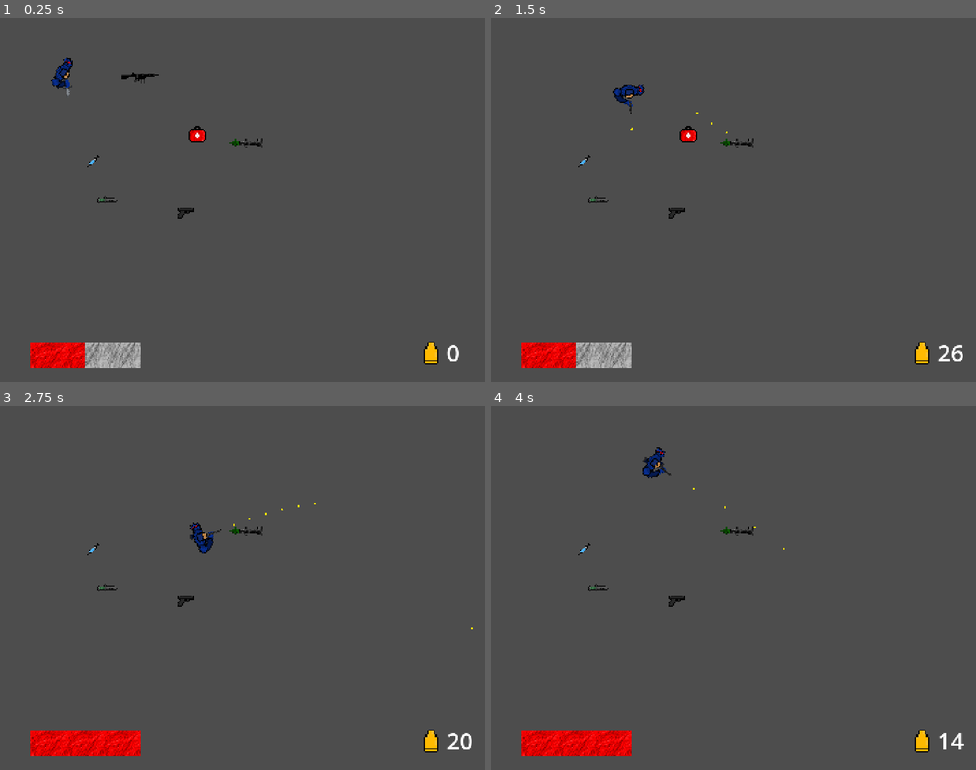
Above: before the commit, frames 1-4 (two rows, left to right).
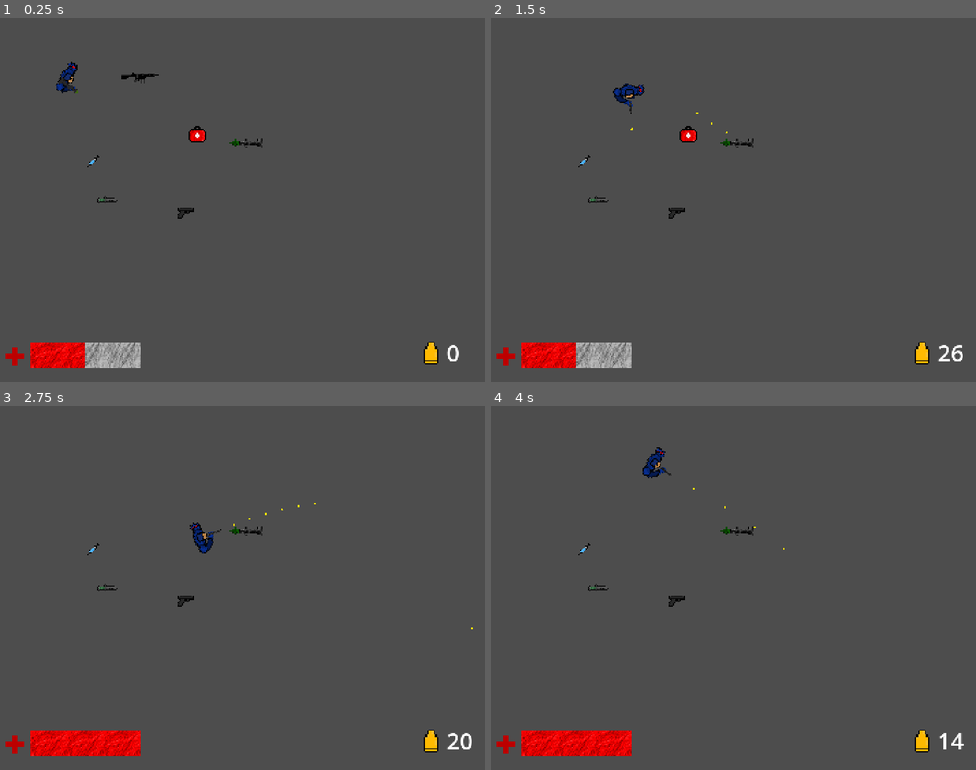
Above: after the commit, the same moments.

Repository: vladydad/Invasion_godot
Game: Godot game, scene res://Tutorial.tscn
Two runs of this game, one before a commit and one after it. Both use one fixed random seed, a clock stepped at 60 frames per second and the inputs below.
Inputs (mouse positions are in pixels of both pictures, inside the frame that each line leads up to):
- Up to frame 1 (0.25 s): no input
- Up to frame 2 (1.5 s): tap Enter at 0.5 s; move the mouse to (840, 181) at 0.52 s; press the mouse at (840, 181) at 0.53 s; hold Right (ui_right) 0.53-1.28 s; move the mouse to (636, 218) at 1.27 s; release the mouse at (636, 218) at 1.28 s; hold Down (ui_down) from 1.28 s (still down); click (636, 218) at 1.35 s
- Up to frame 3 (2.75 s): move the mouse to (291, 507) at 2.02 s; release Down (ui_down) at 2.03 s; press the mouse at (291, 507) at 2.03 s; hold Right (ui_right) from 2.03 s (still down)
- Up to frame 4 (4 s): move the mouse to (709, 660) at 2.77 s; release Right (ui_right) at 2.78 s; release the mouse at (709, 660) at 2.78 s; hold Up (ui_up) 2.78-3.53 s; click (709, 660) at 2.85 s; move the mouse to (879, 642) at 3.52 s; press the mouse at (879, 642) at 3.53 s; hold Left (ui_left) from 3.53 s (still down)

The runs differ from the first frame. In frame 1, 0.4% of the frame differs, in the area x 1-17%, y 10-96%; in frame 2, 0.1%; in frame 3, 0.1%; in frame 4, 0.1%.

Commit message:
asd

Diff:
--- a/invasion/Test-level.tscn
+++ /dev/null
@@ -1,3 +0,0 @@
-[gd_scene format=3 uid="uid://do0kqwbww82p0"]
-
-[node name="Node2D" type="Node2D" unique_id=1503440313]
--- a/invasion/Tutorial.tscn
+++ b/invasion/Tutorial.tscn
@@ -5,6 +5,7 @@
 [ext_resource type="PackedScene" uid="uid://citkv46hk3q3x" path="res://rocket.tscn" id="2_tyy4w"]
 [ext_resource type="PackedScene" uid="uid://0rt840pxuxhq" path="res://m4a1.tscn" id="3_fr6qw"]
 [ext_resource type="PackedScene" uid="uid://bhf11akkik36y" path="res://medkit.tscn" id="4_oiqhk"]
+[ext_resource type="Texture2D" uid="uid://dgmefux3cfm3o" path="res://icons/New Piskel (42).png" id="4_su8sl"]
 [ext_resource type="Texture2D" uid="uid://6oslvcjutjv6" path="res://icons/bullet.png" id="5_p3v23"]
 [ext_resource type="PackedScene" uid="uid://f37sgwcrfeto" path="res://pistol.tscn" id="6_hlpnd"]
 [ext_resource type="PackedScene" uid="uid://bx5e6tipyhger" path="res://chuk.tscn" id="7_73or5"]
@@ -85,6 +86,11 @@
 scale = Vector2(4.9062505, 4.226562)
 texture = ExtResource("5_p3v23")
 
+[node name="Sprite2D" type="Sprite2D" parent="CanvasLayer" unique_id=495448361]
+position = Vector2(44.000004, 1004)
+scale = Vector2(4.578125, 4.328125)
+texture = ExtResource("4_su8sl")
+
 [node name="AmmoLabel" type="Label" parent="CanvasLayer" unique_id=360457861]
 offset_left = 1326.0
 offset_top = 946.0
--- a/invasion/chuk.tscn
+++ b/invasion/chuk.tscn
@@ -2,6 +2,7 @@
 
 [ext_resource type="Script" uid="uid://dkc42g5lbnpj7" path="res://chuk.gd" id="1_4hqk1"]
 [ext_resource type="Texture2D" uid="uid://b4eg54pcbf5ss" path="res://knife pickup.png" id="1_nmfnm"]
+[ext_resource type="AudioStream" uid="uid://l81h30portbg" path="res://audio/pickup.mp3" id="3_i1b17"]
 
 [sub_resource type="RectangleShape2D" id="RectangleShape2D_7xv1m"]
 size = Vector2(67, 24)
@@ -17,3 +18,6 @@
 [node name="CollisionShape2D" type="CollisionShape2D" parent="." unique_id=1503506755]
 position = Vector2(1.5, 0)
 shape = SubResource("RectangleShape2D_7xv1m")
+
+[node name="PickupSound" type="AudioStreamPlayer2D" parent="." unique_id=1669228646]
+stream = ExtResource("3_i1b17")
--- a/invasion/m4a1.tscn
+++ b/invasion/m4a1.tscn
@@ -2,6 +2,7 @@
 
 [ext_resource type="Script" uid="uid://hu3aq0aejr2n" path="res://m4a1.gd" id="1_3t72k"]
 [ext_resource type="Texture2D" uid="uid://bqm712crik3kg" path="res://m4 pickup item.png" id="1_lwnhe"]
+[ext_resource type="AudioStream" uid="uid://l81h30portbg" path="res://audio/pickup.mp3" id="3_mdtx8"]
 
 [sub_resource type="RectangleShape2D" id="RectangleShape2D_7xv1m"]
 size = Vector2(115, 34)
@@ -17,3 +18,6 @@
 [node name="CollisionShape2D" type="CollisionShape2D" parent="." unique_id=1656668303 groups=["player"]]
 position = Vector2(-3.5, 0)
 shape = SubResource("RectangleShape2D_7xv1m")
+
+[node name="PickupSound" type="AudioStreamPlayer2D" parent="." unique_id=300543984]
+stream = ExtResource("3_mdtx8")
--- a/invasion/player.gd
+++ b/invasion/player.gd
@@ -28,7 +28,6 @@
 	$"../CanvasLayer2/AnimatedSprite2D".stop()
 	$"../CanvasLayer2/AnimatedSprite2D".visible = false
 
-
 func maxhealth():
 	health=100
 
@@ -42,6 +41,10 @@
 		ammo = 3
 
 func _physics_process(delta: float) -> void:
+
+	if health<40:
+		$"../CanvasLayer2/Bloodoverlay".visibility = true
+		$"../CanvasLayer2/Bloodoverlay".play("default")
 
 	if Input.is_action_pressed("Reload"):
 		reload()
--- a/invasion/player.tscn
+++ b/invasion/player.tscn
@@ -270,7 +270,7 @@
 }],
 "loop": 1,
 "name": &"m4a1",
-"speed": 10.0
+"speed": 8.0
 }, {
 "frames": [{
 "duration": 1.0,
@@ -328,7 +328,7 @@
 }],
 "loop": 1,
 "name": &"rpg",
-"speed": 10.0
+"speed": 6.0
 }, {
 "frames": [{
 "duration": 1.0,
@@ -460,7 +460,7 @@
 rotation = 1.5707964
 scale = Vector2(3.0937502, 3)
 sprite_frames = SubResource("SpriteFrames_h3o71")
-animation = &"walkswing"
+animation = &"rpg"
 
 [node name="goon" type="Node2D" parent="." unique_id=814750388]
 position = Vector2(50, 0)
--- a/invasion/rocket.tscn
+++ b/invasion/rocket.tscn
@@ -112,8 +112,8 @@
 scale = Vector2(0.10306611, 0.09962336)
 sprite_frames = SubResource("SpriteFrames_7xv1m")
 animation = &"Explode"
-frame = 3
-frame_progress = 0.782139
+frame = 7
+frame_progress = 0.81673586
 
 [node name="CollisionShape2D" type="CollisionShape2D" parent="." unique_id=1062947635]
 position = Vector2(11, 1)
Binary file added: invasion/icons/New Piskel (42).png
Not shown, added: invasion/icons/New Piskel (42).png.import
